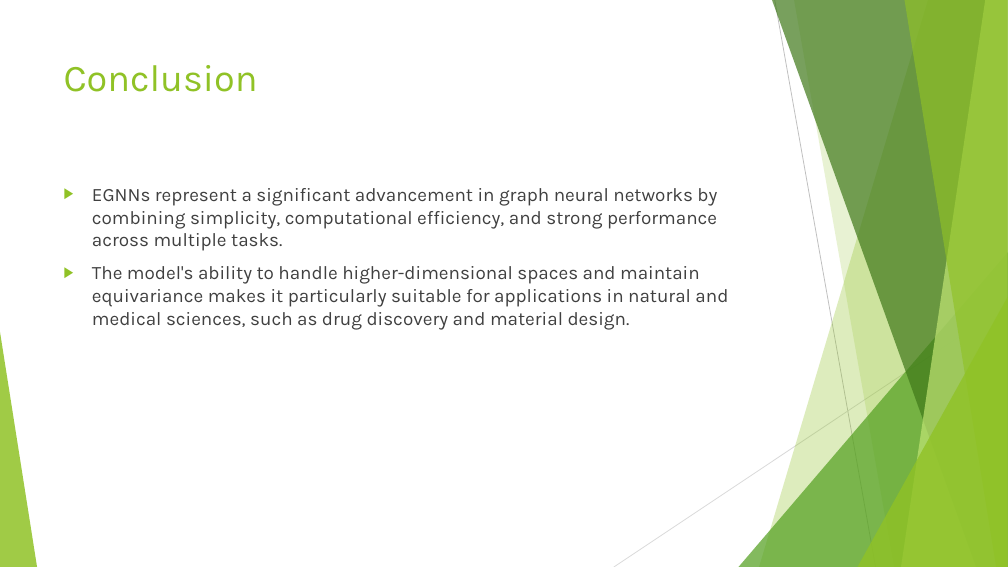
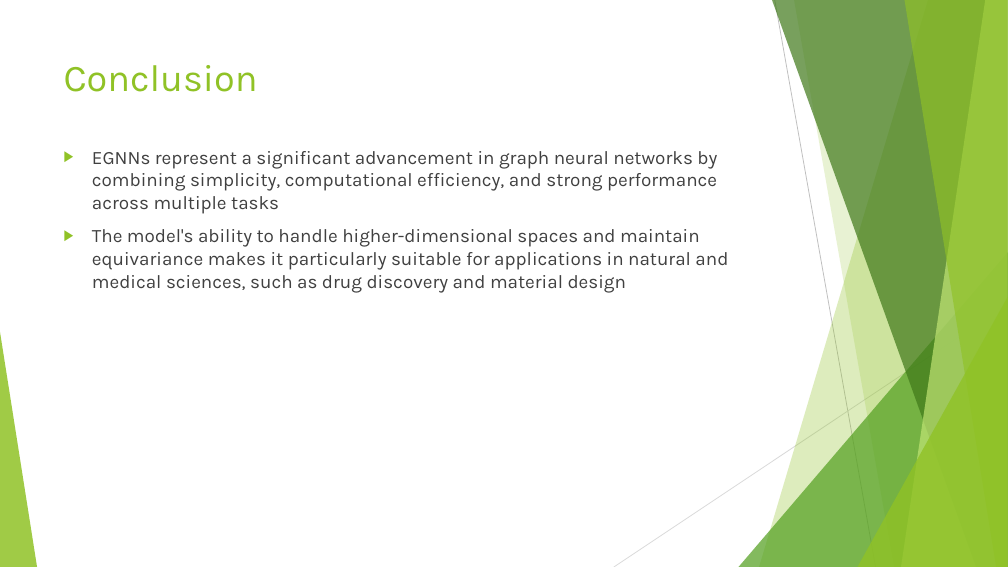
Before and after one commit to HoangTrang150302/AI_test, a slide deck: slide 10 of Task 1/#3 Presentation.pptx (slide 8 before the commit). Drawn at 1008x567 pixels with LibreOffice and Linux fonts; fonts in the diff are those of the drawing. Boxes give left, top, right and bottom in pixels: in the first picture for what was removed or moved away, otherwise in the second. Text is boxed around its words. In the diff, an @@ line names an element or a change of style, - is before the commit and + after.

```diff
--- a/Task 1/#3 Presentation.pptx
+++ b/Task 1/#3 Presentation.pptx
@@ text at (x1=92, y1=151, x2=728, y2=293): text changed @@
-▶ EGNNs represent a significant advancement in graph neural networks by combining simplicity, computational efficiency, and strong performance across multiple tasks.
-▶ The model's ability to handle higher-dimensional spaces and maintain equivariance makes it particularly suitable for applications in natural and medical sciences, such as drug discovery and material design.
+▶ EGNNs represent a significant advancement in graph neural networks by combining simplicity, computational efficiency, and strong performance across multiple tasks
+▶ The model's ability to handle higher-dimensional spaces and maintain equivariance makes it particularly suitable for applications in natural and medical sciences, such as drug discovery and material design
```
Also in this commit, not shown: 7 other slides changed, 2 slides added, 19 other files.
